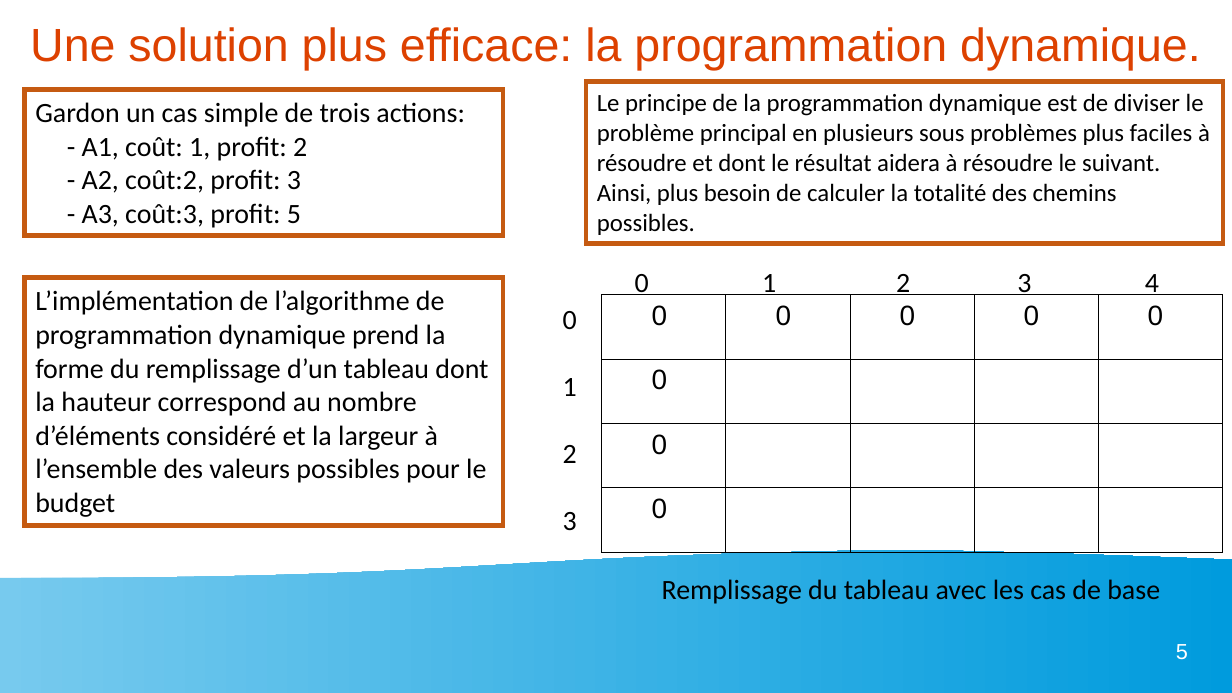
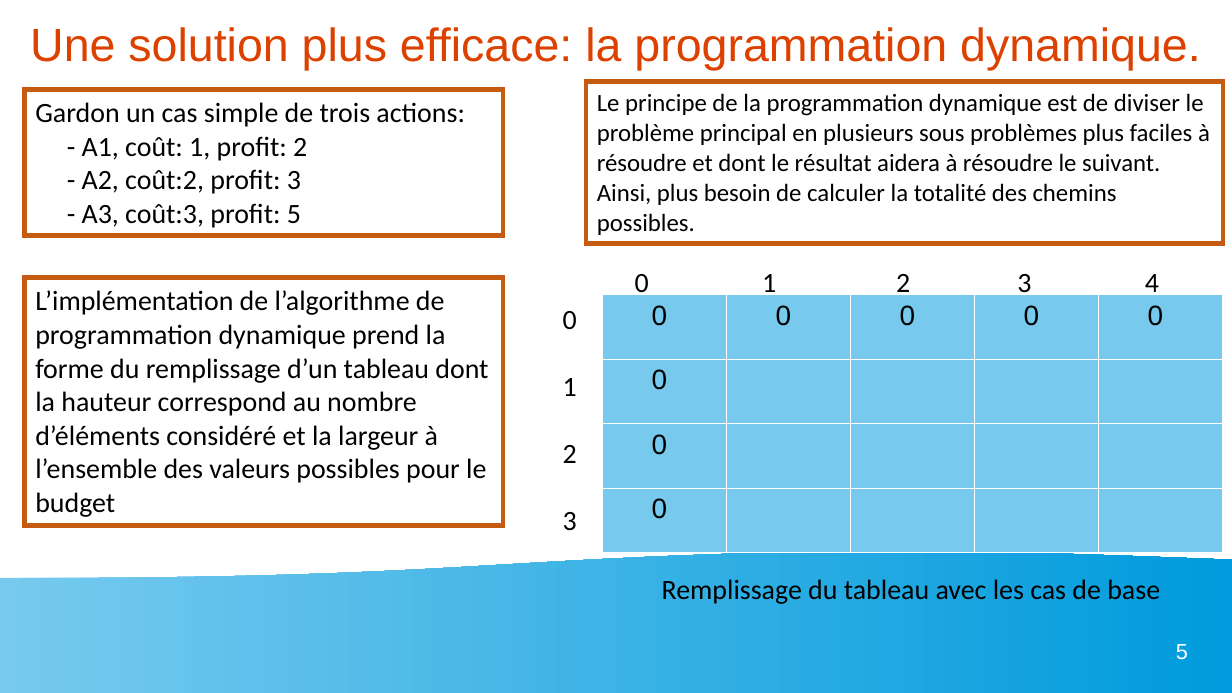
Before and after one commit to matthieu0guim/P7_Matthieu_Guimard, a slide deck: slide 5 of presentation sienna/présentation sienna.odp. Drawn at 1232x693 pixels with LibreOffice and Linux fonts; fonts in the diff are those of the drawing. Boxes give left, top, right and bottom in pixels: in the first picture for what was removed or moved away, otherwise in the second. Text is boxed around its words. In the diff, an @@ line names an element or a change of style, - is before the commit and + after.

```diff
--- a/presentation sienna/présentation sienna.odp
+++ b/presentation sienna/présentation sienna.odp
@@ table at (603,295,1223,553) @@
@@ fill none to #77CAEE in 8 cells @@
@@ borders changed @@
```
Also in this commit, not shown: 1 other slide changed, 1 slide added, 1 other file.
